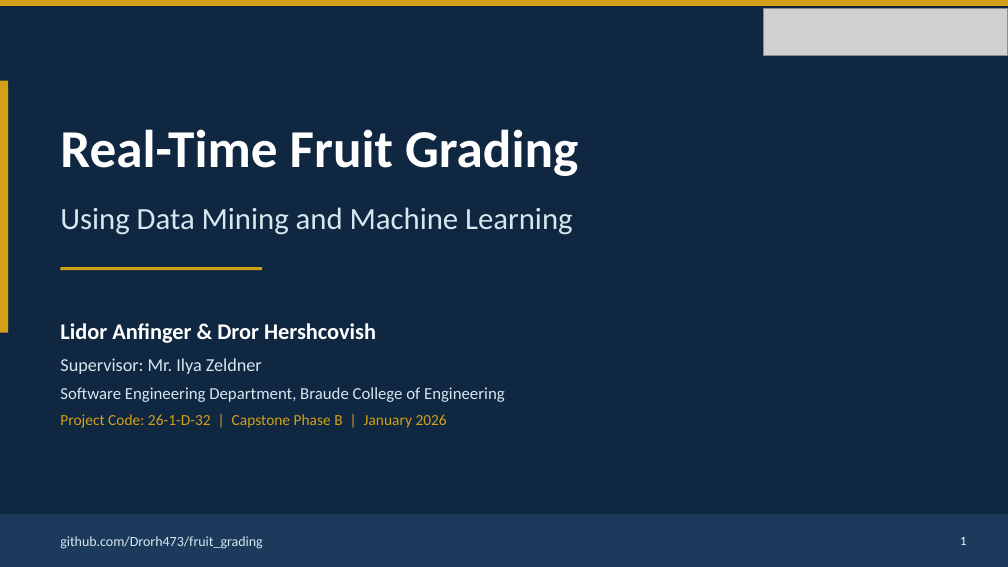
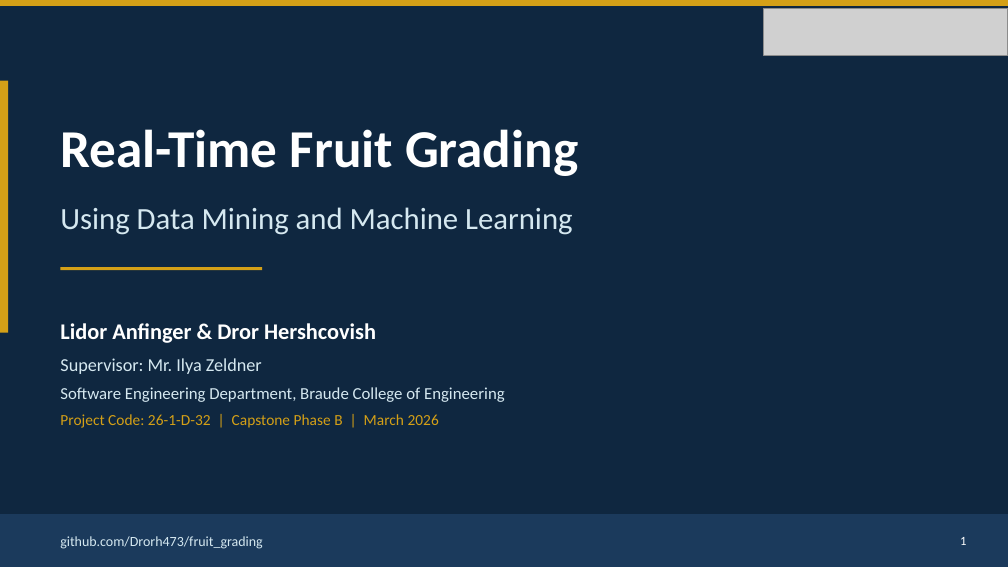
Before and after one commit to Drorh473/fruit_grading, a slide deck: slide 1 of Project book & presentation/Fruit_Grading_Presentation.pptx. Drawn at 1008x567 pixels with LibreOffice and Linux fonts; fonts in the diff are those of the drawing; grey boxes stand for pictures. Boxes give left, top, right and bottom in pixels: in the first picture for what was removed or moved away, otherwise in the second. Text is boxed around its words. In the diff, an @@ line names an element or a change of style, - is before the commit and + after.

Commit message:
Changed date on the presentation

```diff
--- a/Project book & presentation/Fruit_Grading_Presentation.pptx
+++ b/Project book & presentation/Fruit_Grading_Presentation.pptx
@@ text at (60,414,439,428): text changed @@
-Project Code: 26-1-D-32 | Capstone Phase B | January 2026
+Project Code: 26-1-D-32 | Capstone Phase B | March 2026
```
